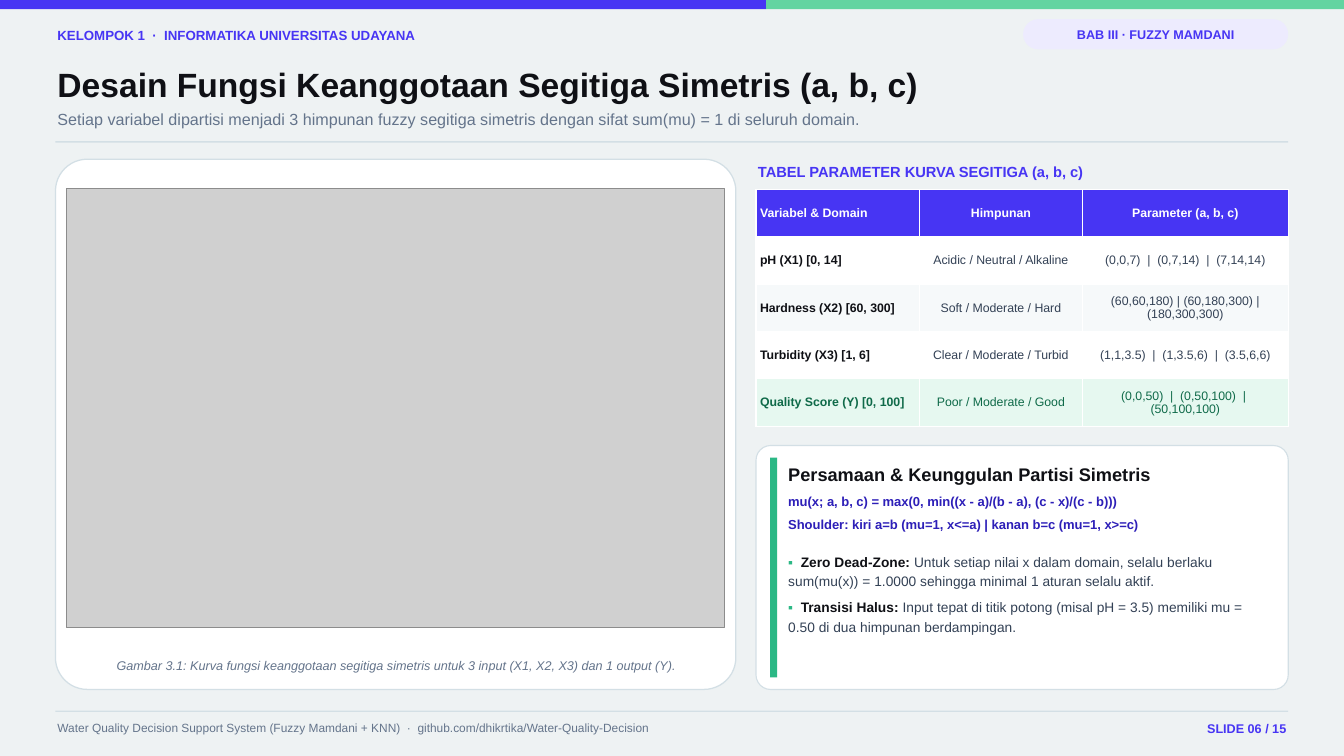
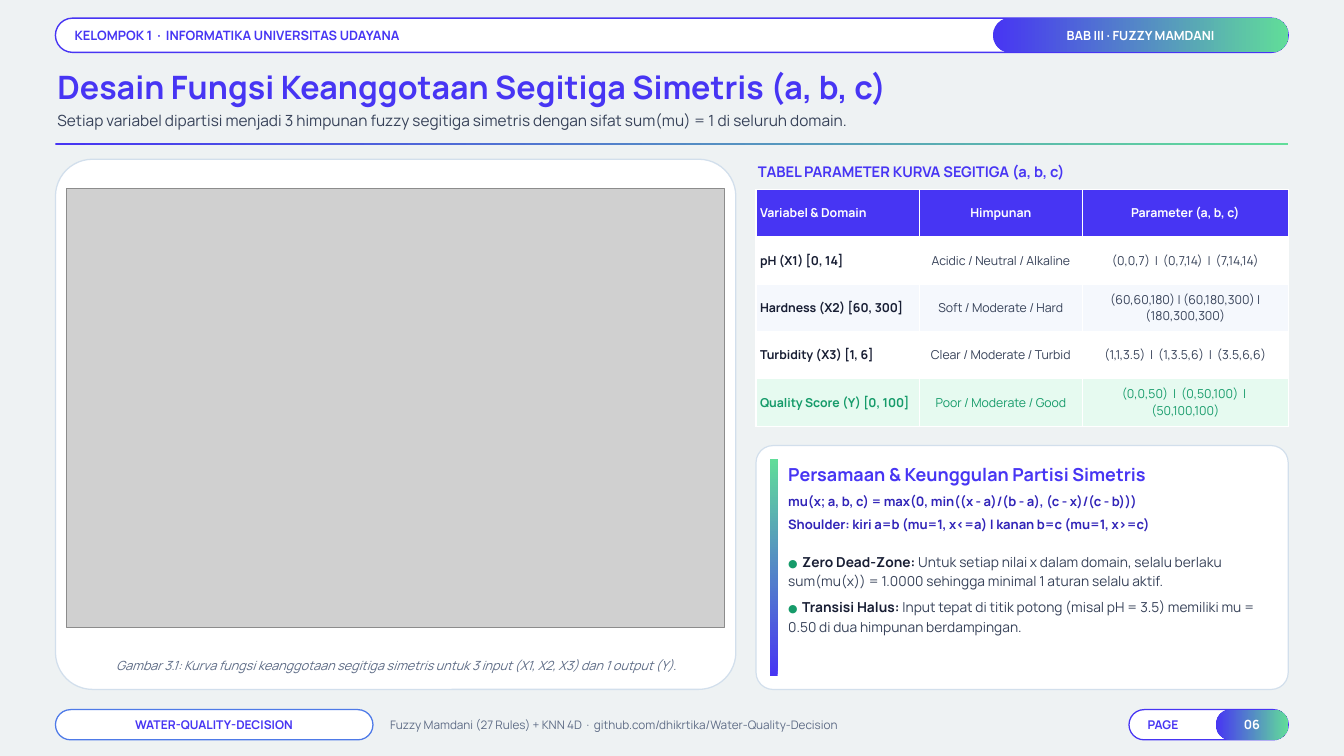
Before and after one commit to Niel-1/Water-Quality-Decision, a slide deck: slide 6 of docs/Presentasi_Final_Project_TLF_Kelompok_1.pptx. Drawn at 1344x756 pixels with LibreOffice and Linux fonts; fonts in the diff are those of the drawing; grey boxes stand for pictures; background and template pictures are left out. Boxes give left, top, right and bottom in pixels: in the first picture for what was removed or moved away, otherwise in the second. Text is boxed around its words. In the diff, an @@ line names an element or a change of style, - is before the commit and + after.

```diff
--- a/docs/Presentasi_Final_Project_TLF_Kelompok_1.pptx
+++ b/docs/Presentasi_Final_Project_TLF_Kelompok_1.pptx
@@ rectangle removed at bbox=[0, 0, 766, 9] @@
@@ rounded rectangle "KELOMPOK 1 · INFORMATIKA UNIVERSITAS ...": place and size @@
-rounded rectangle "KELOMPOK 1 · INFORMATIKA UNIVERSITAS ..." at bbox=[57, 30, 415, 40]
+rounded rectangle "KELOMPOK 1 · INFORMATIKA UNIVERSITAS ..." at bbox=[55, 18, 1289, 52]
@@ rounded rectangle "KELOMPOK 1 · INFORMATIKA UNIVERSITAS ..." at bbox=[55, 18, 1289, 52]: size 9.5 to 9.2 pt, font Arial to Manrope; line spacing 1.18 to 1; vertical alignment top to middle; fill none to #FFFFFF; outline none to #4735F3 1 pt @@
@@ rectangle removed at bbox=[766, 0, 1344, 9] @@
@@ rounded rectangle "BAB III · FUZZY MAMDANI": place and size @@
-rounded rectangle "BAB III · FUZZY MAMDANI" at bbox=[1023, 19, 1289, 49]
+rounded rectangle "BAB III · FUZZY MAMDANI" at bbox=[993, 18, 1289, 52]
@@ rounded rectangle "BAB III · FUZZY MAMDANI" at bbox=[993, 18, 1289, 52]: font Arial to Manrope, text colour #4735F3 to #FFFFFF; fill #EDEBFE to gradient #4735F3 to #61DD99 @@
@@ text "Desain Fungsi Keanggotaan Segitiga Simetris ..." at bbox=[57, 72, 886, 107]: size 24 to 23 pt, font Arial to Manrope, text colour #0F1015 to #4735F3 @@
@@ text "Setiap variabel dipartisi menjadi 3 ..." at bbox=[57, 113, 847, 130]: size 11.5 to 11 pt, font Arial to Manrope, text colour #64748B to #364158 @@
@@ rectangle at bbox=[55, 143, 1289, 145]: fill #D3DFE5 to gradient #4735F3 to #61DD99 @@
@@ rounded rectangle at bbox=[55, 159, 736, 690]: outline #D3DFE5 0.9 pt to #D2DFEC 0.9 pt; proportions changed @@
@@ text "TABEL PARAMETER KURVA SEGITIGA (a, ..." at bbox=[758, 164, 1064, 180]: font Arial to Manrope @@
@@ table at bbox=[756, 190, 1289, 426] @@
@@ fill #F6F9FA to #F5F8FD in row 3 @@
@@ fill #E6F8F0 to #E6FAF0 in row 5 @@
@@ font Arial to Manrope @@
@@ text colour #0F1015 to #181E34 in "pH (X1) [0, 14]", "Hardness (X2) [60, 300]", "Turbidity (X3) [1, 6]" @@
@@ text colour #334155 to #364158 in "Acidic / Neutral / Alkaline", "(0,0,7) | (0,7,14) | (7,14,14)", "Soft / Moderate / Hard", "(60,60,180) | (60,180,300) | (180,300,300)" and 2 more places @@
@@ text colour #0F6A49 to #169B6A in "Quality Score (Y) [0, 100]", "Poor / Moderate / Good", "(0,0,50) | (0,50,100) | (50,100,100)" @@
@@ rounded rectangle at bbox=[756, 446, 1289, 690]: outline #D3DFE5 0.8 pt to #D2DFEC 0.85 pt; proportions changed @@
@@ rectangle at bbox=[770, 459, 777, 677]: fill #2BB885 to gradient #4735F3 to #61DD99 @@
@@ text "Persamaan & Keunggulan Partisi Simetris" at bbox=[788, 468, 1145, 486]: size 13 to 12.8 pt, font Arial to Manrope, text colour #0F1015 to #4735F3 @@
@@ text "mu(x; a, b, c) = ..." at bbox=[788, 494, 1150, 532]: font Arial to Manrope, text colour #2D1FB8 to #3124B8 @@
@@ text at bbox=[788, 557, 1242, 636]: text changed; font Arial to Manrope; text colour #334155 to #364158 @@
-▪ Zero Dead-Zone: Untuk setiap nilai x dalam domain, selalu berlaku sum(mu(x)) = 1.0000 sehingga minimal 1 aturan selalu aktif.
-▪ Transisi Halus: Input tepat di titik potong (misal pH = 3.5) memiliki mu = 0.50 di dua himpunan berdampingan.
+● Zero Dead-Zone: Untuk setiap nilai x dalam domain, selalu berlaku sum(mu(x)) = 1.0000 sehingga minimal 1 aturan selalu aktif.
+● Transisi Halus: Input tepat di titik potong (misal pH = 3.5) memiliki mu = 0.50 di dua himpunan berdampingan.
@@ text "Gambar 3.1: Kurva fungsi keanggotaan ..." at bbox=[116, 659, 676, 673]: font Arial to Manrope, text colour #64748B to #5E6C86 @@
@@ rectangle removed at bbox=[55, 711, 1289, 712] @@
@@ rounded rectangle added at bbox=[55, 710, 373, 740], fill #FFFFFF, outline #4E7AE8 0.9 pt, 8.6 pt, text #4735F3, bold @@
+WATER-QUALITY-DECISION
@@ text at bbox=[390, 719, 838, 732]: text changed; size 8.5 to 8.4 pt; font Arial to Manrope; text colour #64748B to #5E6C86 @@
-Water Quality Decision Support System (Fuzzy Mamdani + KNN) · github.com/dhikrtika/Water-Quality-Decision
+Fuzzy Mamdani (27 Rules) + KNN 4D · github.com/dhikrtika/Water-Quality-Decision
@@ rounded rectangle added at bbox=[1129, 710, 1289, 740], fill #FFFFFF, outline #4735F3 0.9 pt, 8.6 pt, text #4735F3, bold @@
+PAGE
@@ rounded rectangle "06": place and size @@
-rounded rectangle "06" at bbox=[1207, 724, 1286, 733]
+rounded rectangle "06" at bbox=[1216, 710, 1289, 740]
@@ rounded rectangle "06" at bbox=[1216, 710, 1289, 740]: vertical alignment top to middle; fill none to gradient #4735F3 to #61DD99 @@
@@ text in rounded rectangle at bbox=[1244, 720, 1260, 729]: text changed; font Arial to Manrope; text colour #4735F3 to #FFFFFF @@
-SLIDE 06 / 15
+06
```
Also in this commit, not shown: 14 other slides changed, 2 other files.
